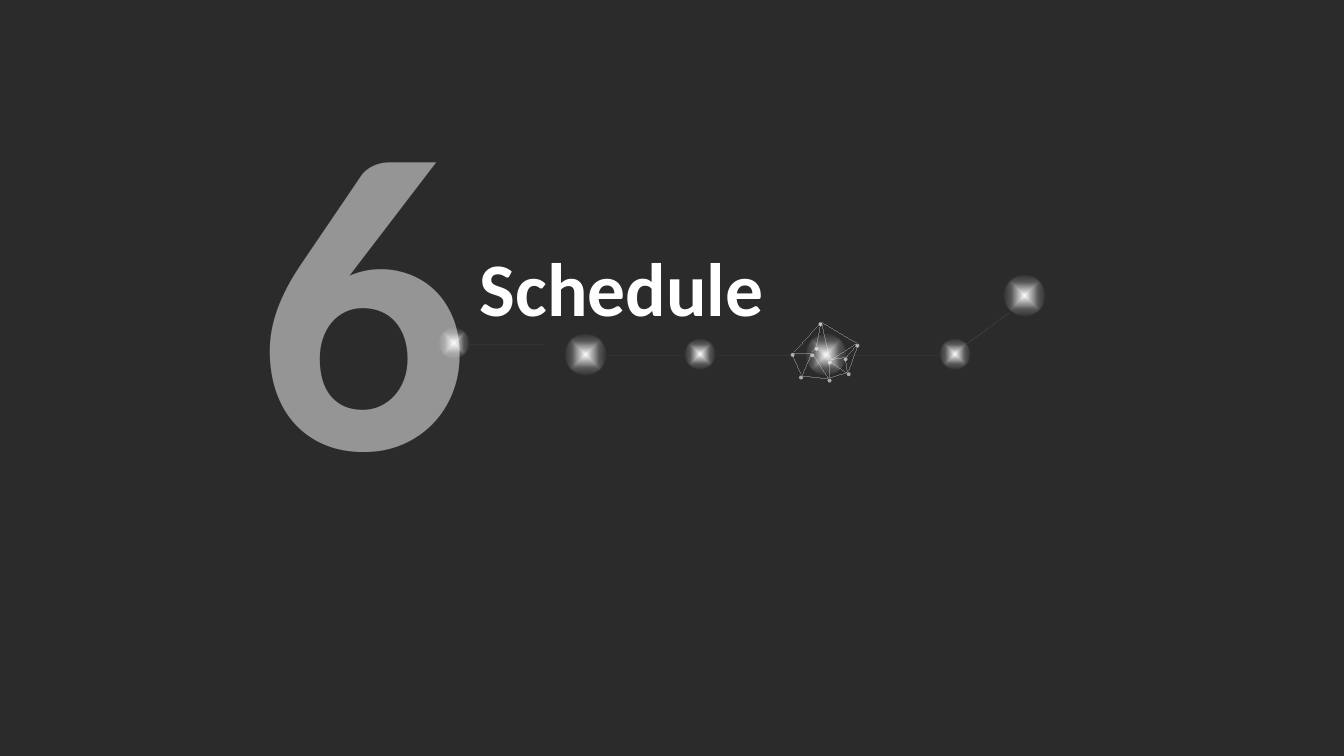
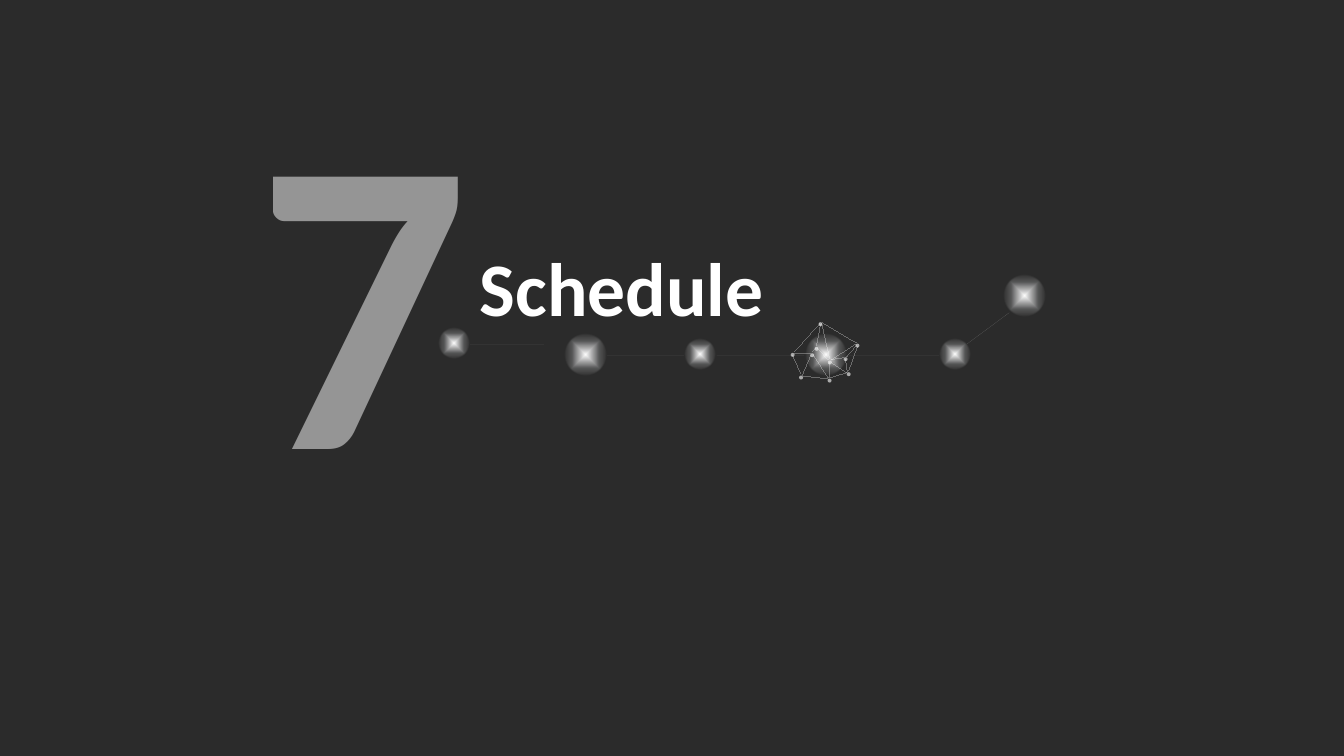
Before and after one commit to JammyTW/107_SE_Team-5, a slide deck: slide 27 of 軟體工程Team5報告 .pptx (slide 22 before the commit). Drawn at 1344x756 pixels with LibreOffice and Linux fonts; fonts in the diff are those of the drawing; background and template pictures are left out; a plain dark background stands for a picture behind light text. Boxes give left, top, right and bottom in pixels: in the first picture for what was removed or moved away, otherwise in the second. Text is boxed around its words. In the diff, an @@ line names an element or a change of style, - is before the commit and + after.

```diff
--- a/軟體工程Team5報告 .pptx
+++ b/軟體工程Team5報告 .pptx
@@ text at (x1=256, y1=177, x2=469, y2=449): text changed @@
-6
+7
```
Also in this commit, not shown: 8 other slides changed, 6 slides added, 1 other file.
